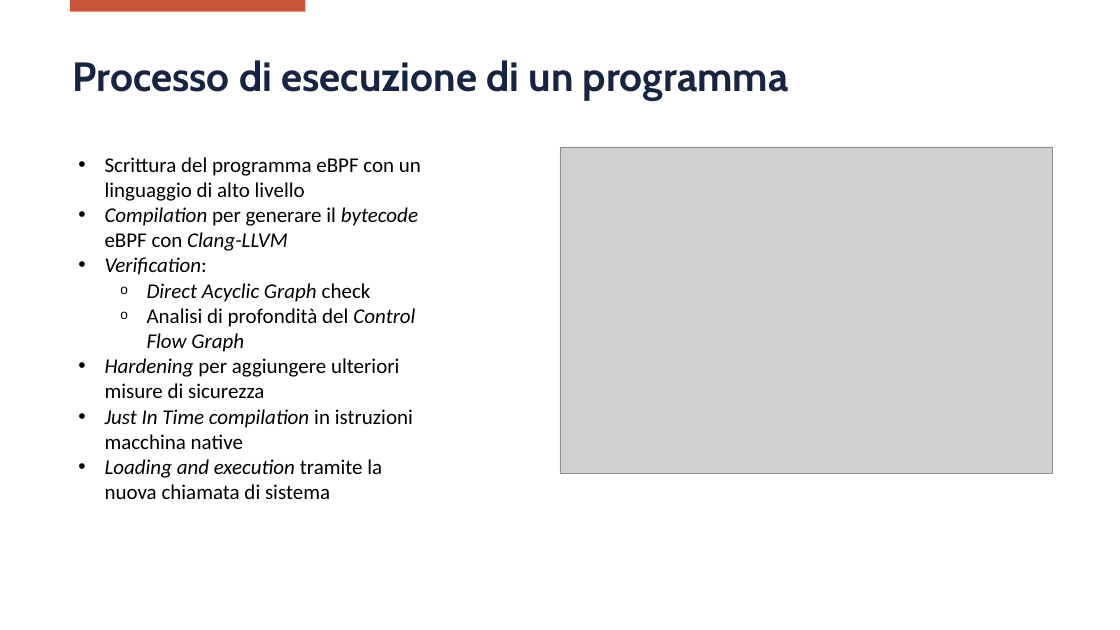
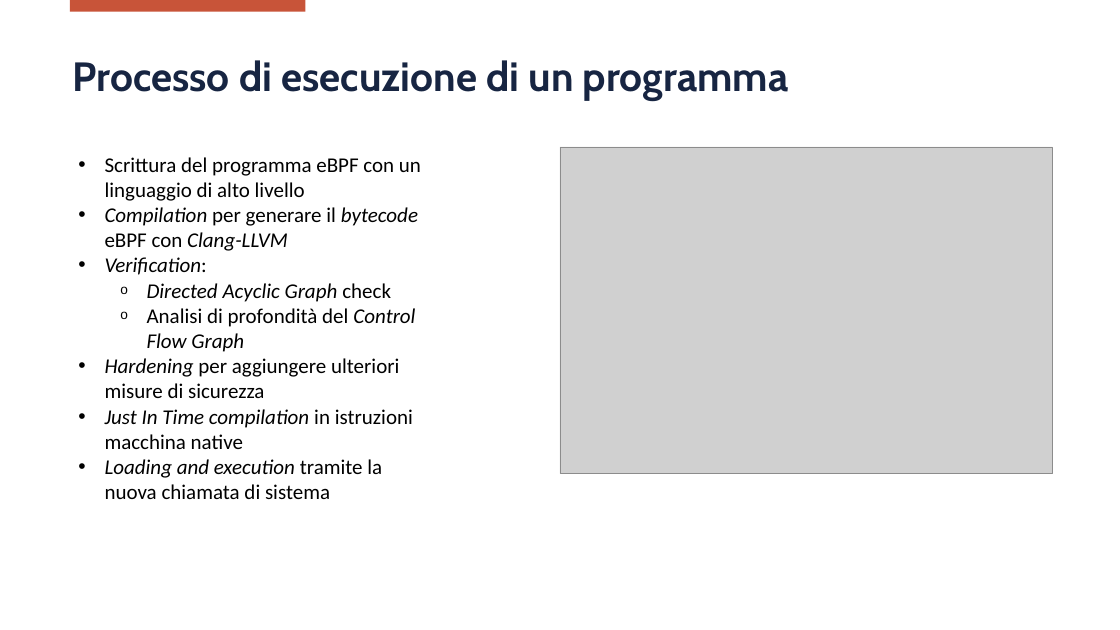
Before and after one commit to Matteo-Locatelli/master_thesis, a slide deck: slide 6 of presentation_ita/Presentation.pptx. Drawn at 1120x630 pixels with LibreOffice and Linux fonts; fonts in the diff are those of the drawing; grey boxes stand for pictures; background and template pictures are left out. Boxes give left, top, right and bottom in pixels: in the first picture for what was removed or moved away, otherwise in the second. Text is boxed around its words. In the diff, an @@ line names an element or a change of style, - is before the commit and + after.

```diff
--- a/presentation_ita/Presentation.pptx
+++ b/presentation_ita/Presentation.pptx
@@ text at bbox=[147, 283, 391, 302]: text changed @@
-  o Direct Acyclic Graph check
+  o Directed Acyclic Graph check
```
Also in this commit, not shown: 7 other slides changed, 2 other files.
